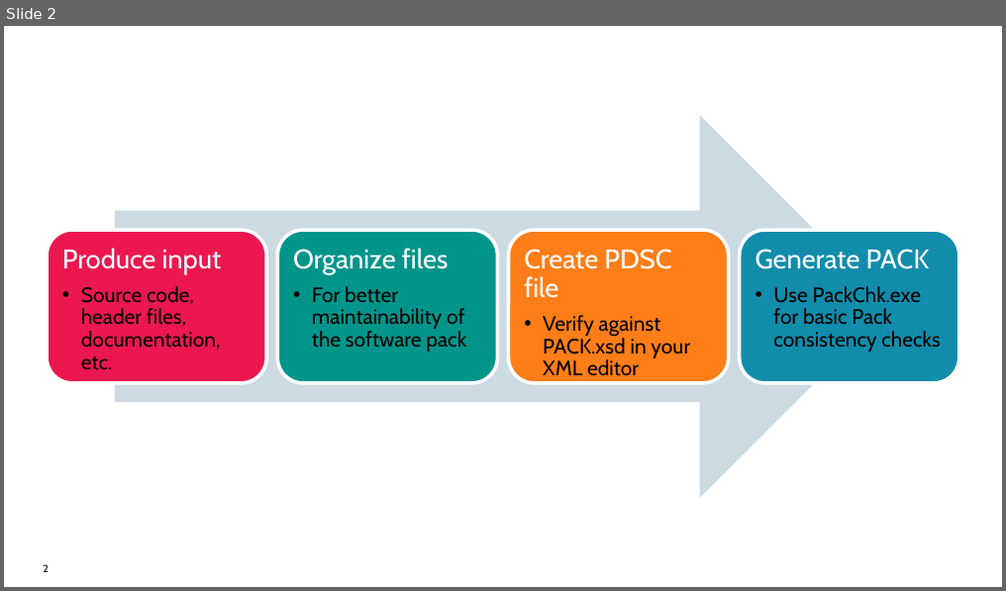
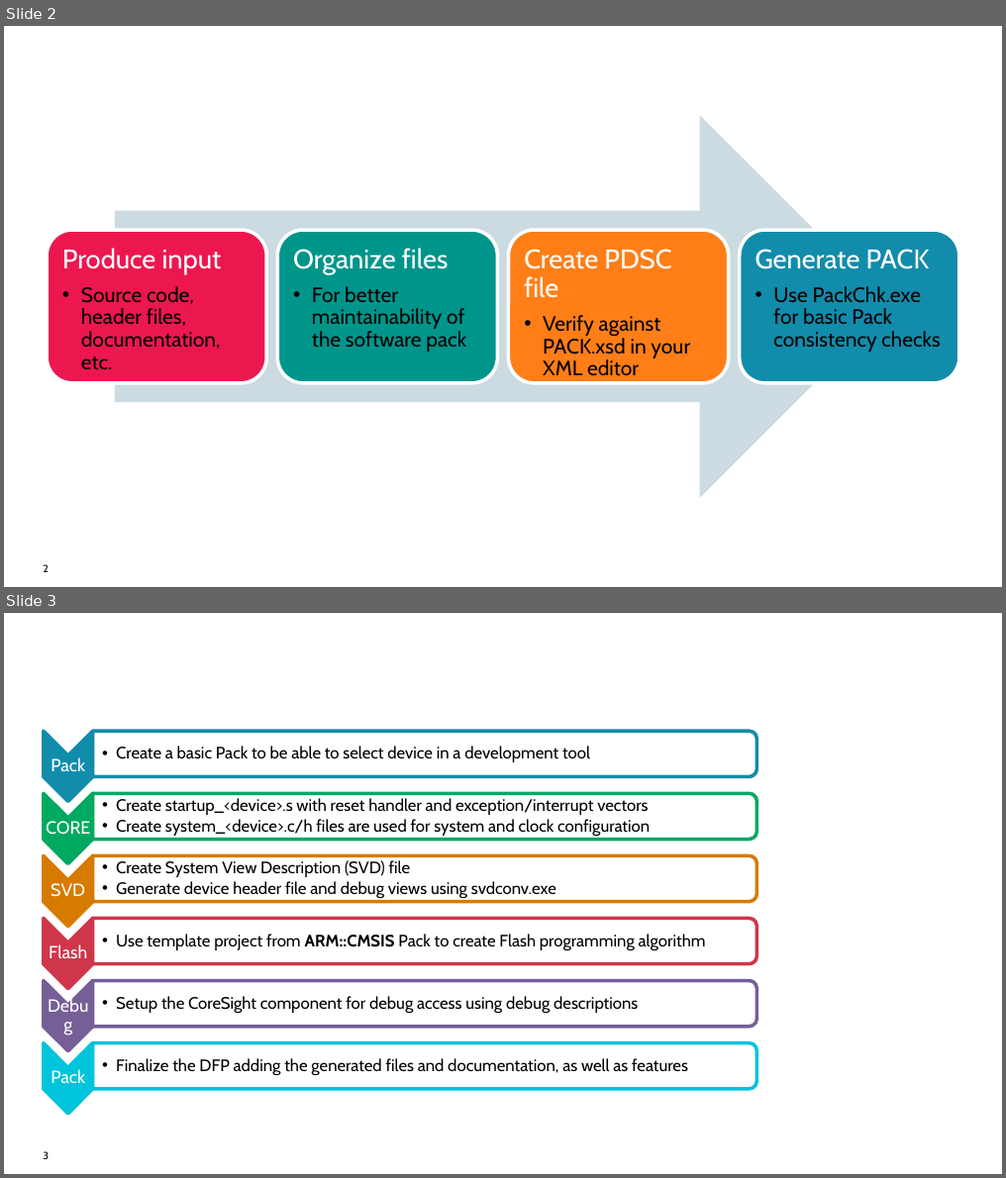
Before and after one commit to ARM-software/CMSIS_5, a slide deck: CMSIS/DoxyGen/Pack/src/CMSIS-Pack.pptx. Shown one above the other, each under a label of ours: slide 2 before the commit, slides 2 and 3 after it. The pictures are 1006x591 and 1006x1178 pixels, drawn with LibreOffice and Linux fonts; fonts in the diff are those of the drawing; background and template pictures are left out. Boxes give left, top, right and bottom in pixels: in the first picture for what was removed or moved away, otherwise in the second. Text is boxed around its words. In the diff, an @@ line names an element or a change of style, - is before the commit and + after.

```diff
--- a/CMSIS/DoxyGen/Pack/src/CMSIS-Pack.pptx
+++ b/CMSIS/DoxyGen/Pack/src/CMSIS-Pack.pptx
@@ slide 3 added at <box>4,613,1002,1174</box>, background picture (left out); not listed: 1 template element that a slide beside it also shows @@
@@ group added at <box>43,731,756,1114</box>: 12 texts, 6 chevrons, 6 round same rects @@
+Pack
+  •• Create a basic Pack to be able to select device in a development tool
+CORE
+  •• Create startup_<device>.s with reset handler and exception/interrupt vectors
+  •• Create system_<device>.c/h files are used for system and clock configuration
+SVD
+  •• Create System View Description (SVD) file
+  •• Generate device header file and debug views using svdconv.exe
+Flash
+  •• Use template project from ARM::CMSIS Pack to create Flash programming algorithm
+Debug
+  •• Setup the CoreSight component for debug access using debug descriptions
+Pack
+  •• Finalize the DFP adding the generated files and documentation, as well as features
```
Also in this commit, not shown: 8 other files.
